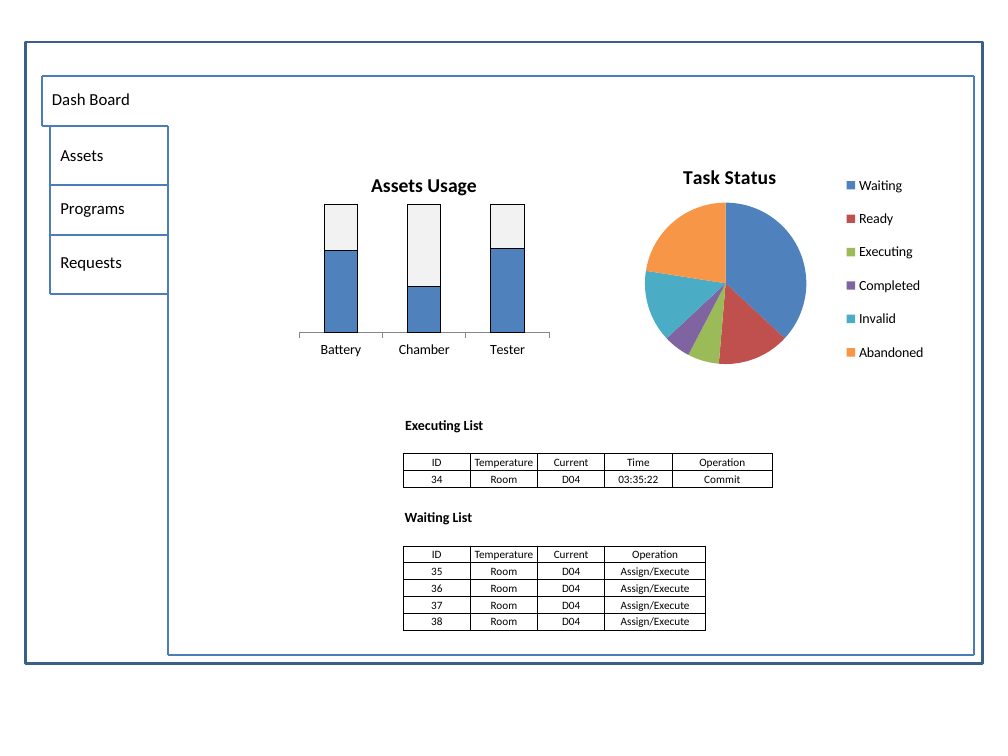
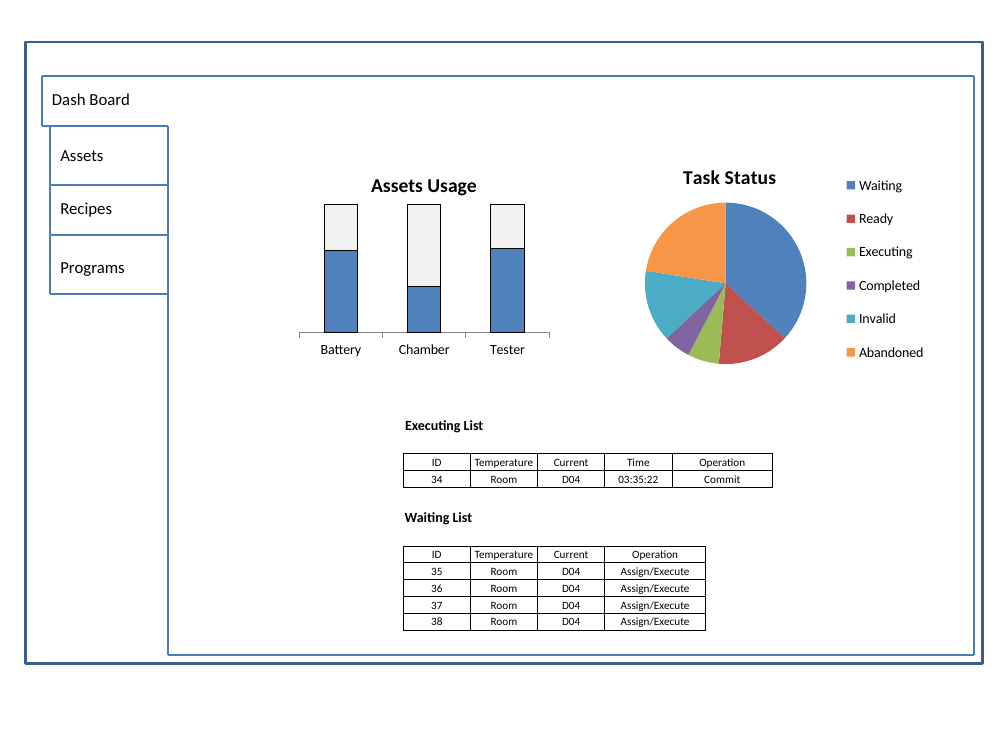
Before and after one commit to happylennychen/BCLabManager, a slide deck: slide 1 of Doc/UI Design.pptx. Drawn at 1008x756 pixels with LibreOffice and Linux fonts; fonts in the diff are those of the drawing. Boxes give left, top, right and bottom in pixels: in the first picture for what was removed or moved away, otherwise in the second. Text is boxed around its words. In the diff, an @@ line names an element or a change of style, - is before the commit and + after.

```diff
--- a/Doc/UI Design.pptx
+++ b/Doc/UI Design.pptx
@@ text added at bbox=[60, 202, 112, 217], 12 pt, text #000000 @@
+Recipes
@@ text "Programs": place and size @@
-text "Programs" at bbox=[60, 203, 124, 217]
+text "Programs" at bbox=[60, 262, 124, 276]
@@ text removed at bbox=[60, 257, 122, 271] @@
-Requests
```
Also in this commit, not shown: 22 other slides changed, 7 slides added, 4 slides removed.
